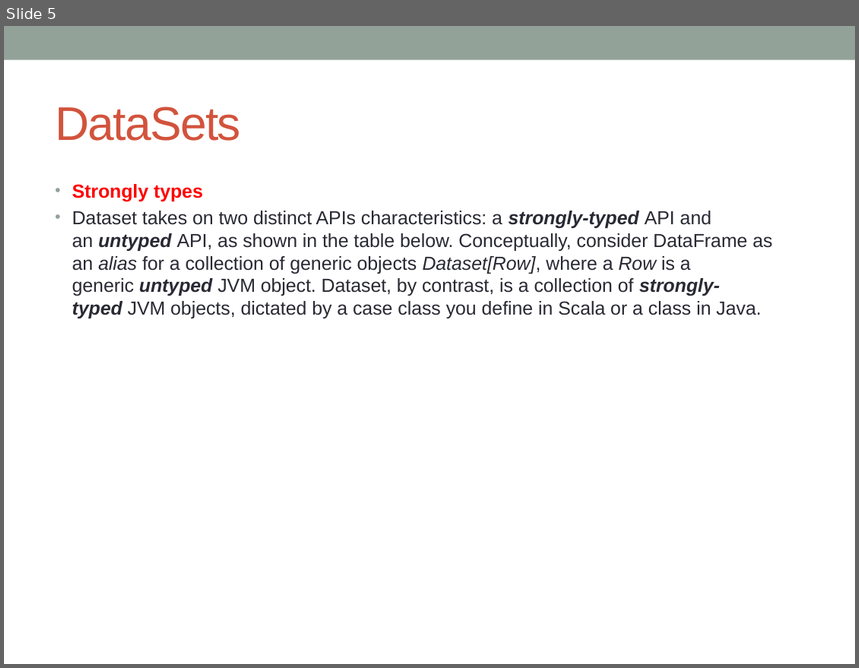
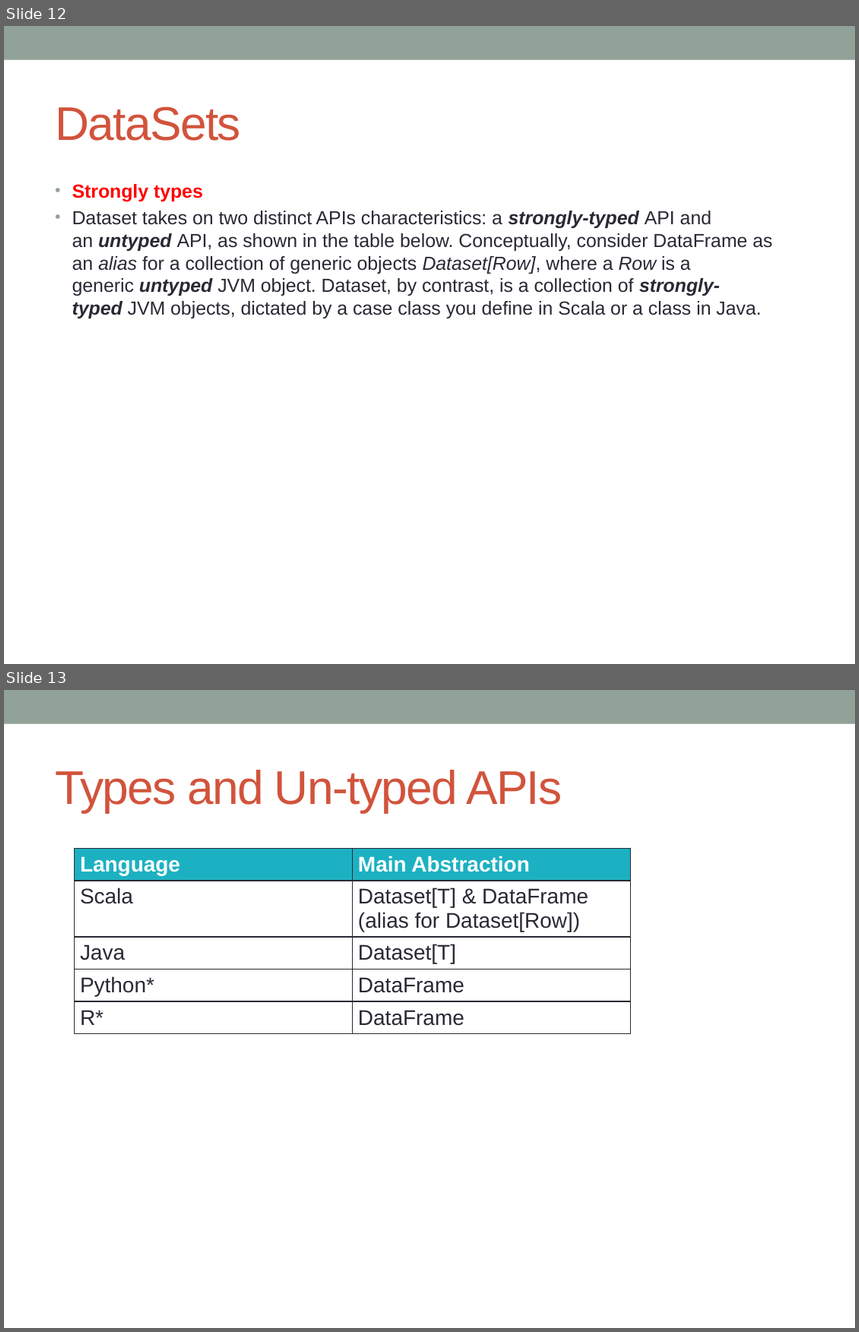
Before and after one commit to notionquest/ProjectDocumentation, a slide deck: Spark.pptx. Shown one above the other, each under a label of ours: slide 5 before the commit, slides 12 and 13 after it. The pictures are 859x668 and 859x1332 pixels, drawn with LibreOffice and Linux fonts; fonts in the diff are those of the drawing. Boxes give left, top, right and bottom in pixels: in the first picture for what was removed or moved away, otherwise in the second. Text is boxed around its words. In the diff, an @@ line names an element or a change of style, - is before the commit and + after.

```diff
--- a/Spark.pptx
+++ b/Spark.pptx
@@ slide 13 added at box(4, 690, 855, 1328), background #FFFFFF; not listed: 1 template element that a slide beside it also shows @@
@@ title added at box(55, 770, 563, 813), 40 pt, text #D2533C @@
+Types and Un-typed APIs
@@ table added at box(75, 848, 631, 1044), 5 rows, 2 columns @@
+Language | Main Abstraction
+Scala | Dataset[T] & DataFrame (alias for Dataset[Row])
+Java | Dataset[T]
+Python* | DataFrame
+R* | DataFrame
@@ what was slide 5 is now slide 12 @@
```
Also in this commit, not shown: 1 slide changed, 7 other slides added.
